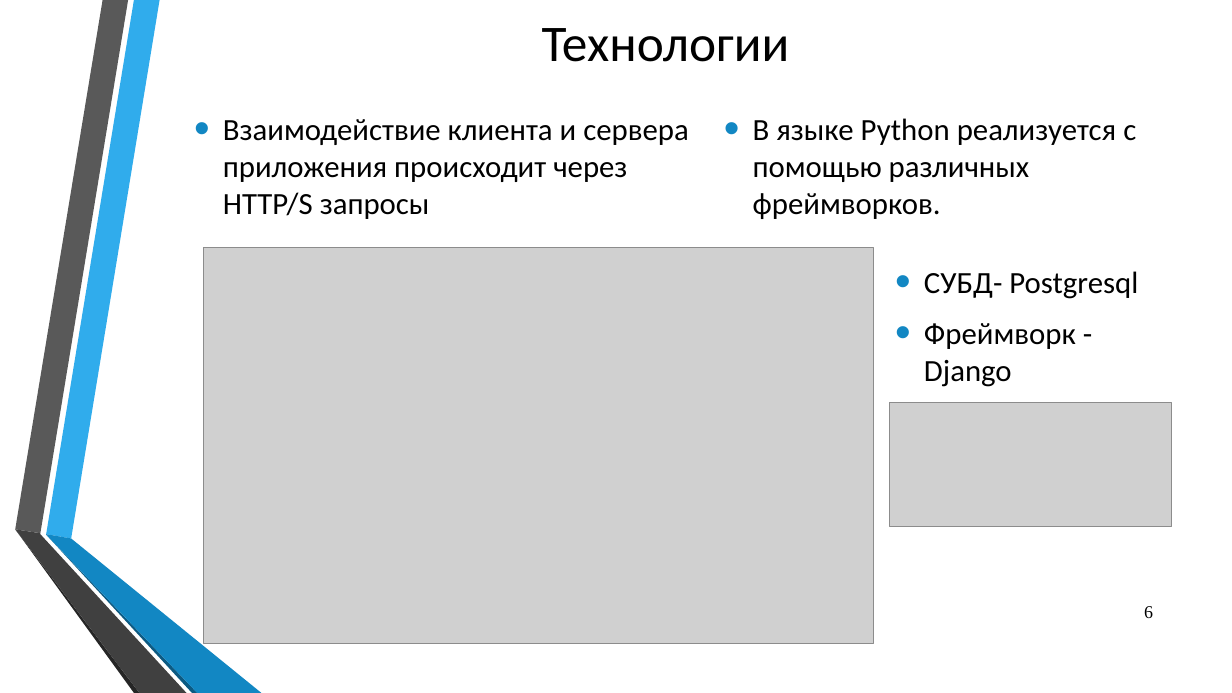
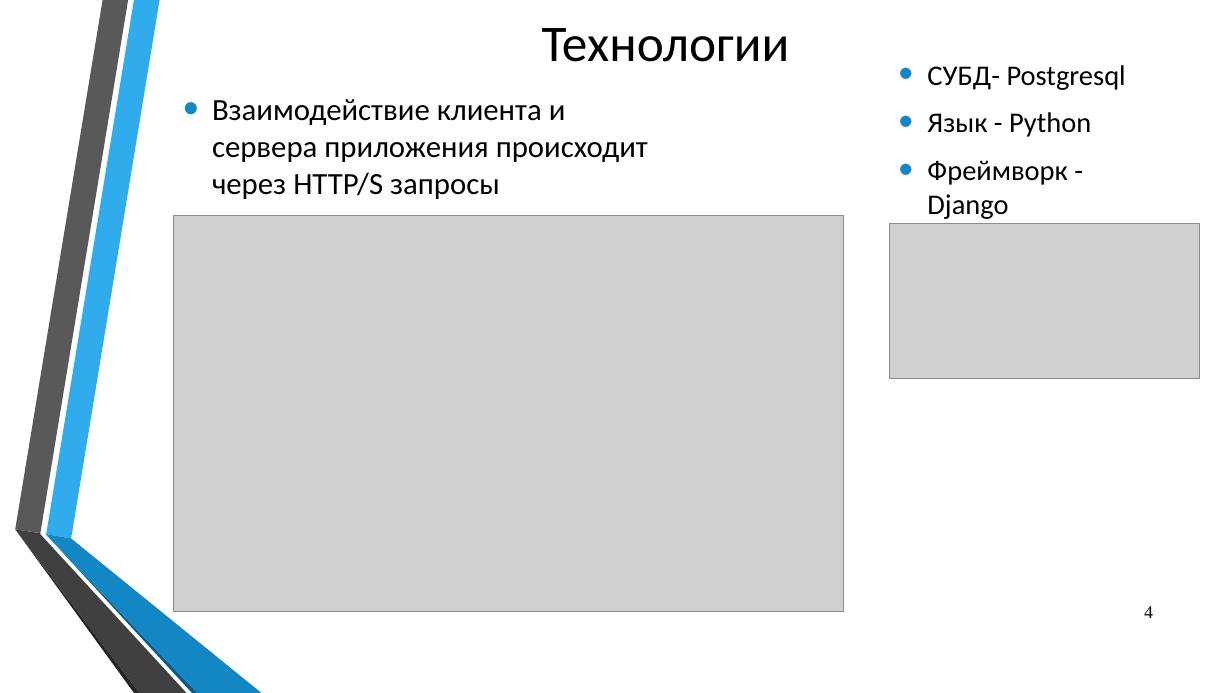
Before and after one commit to Yaroher2442/diplom-dev, a slide deck: slide 4 of diplom_preza.pptx (slide 6 before the commit). Drawn at 1232x693 pixels with LibreOffice and Linux fonts; fonts in the diff are those of the drawing; grey boxes stand for pictures; background and template pictures are left out. Boxes give left, top, right and bottom in pixels: in the first picture for what was removed or moved away, otherwise in the second. Text is boxed around its words. In the diff, an @@ line names an element or a change of style, - is before the commit and + after.

```diff
--- a/diplom_preza.pptx
+++ b/diplom_preza.pptx
@@ text "Взаимодействие клиента и сервера приложения ..." rewrapped from [223,119,688,219] to [212,99,648,199] @@
@@ text "СУБД- Postgresql": place and size @@
-text "СУБД- Postgresql" at [924,271,1138,387]
+text "СУБД- Postgresql" at [927,65,1126,219]
@@ text at [927,65,1126,219]: size 24 to 22.2 pt in "СУБД- Postgresql", "Фреймворк - Django" @@
@@ text removed at [753,118,1136,219] @@
-• В языке Python реализуется с помощью различных фреймворков.
@@ text at [927,112,1091,137]: paragraph added @@
+• Язык - Python
@@ picture: place and size @@
-picture at [204,248,874,643]
+picture at [174,216,844,612]
@@ picture: place and size @@
-picture at [890,403,1172,527]
+picture at [890,224,1200,379]
@@ page number at [1144,606,1153,618]: text changed @@
-6
+4
```
Also in this commit, not shown: 2 other slides changed, 6 slides added, 10 slides removed, 2 other files.
